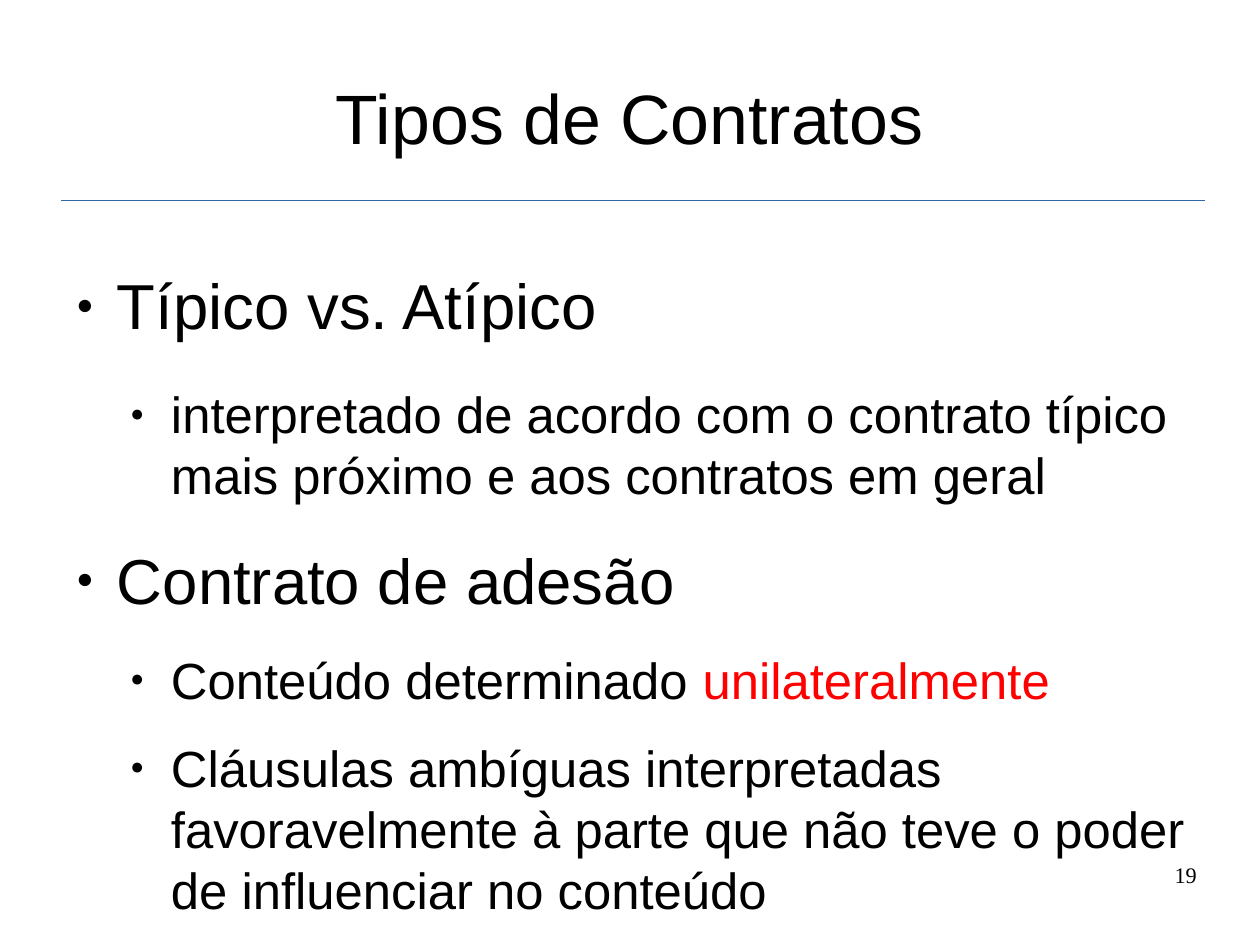
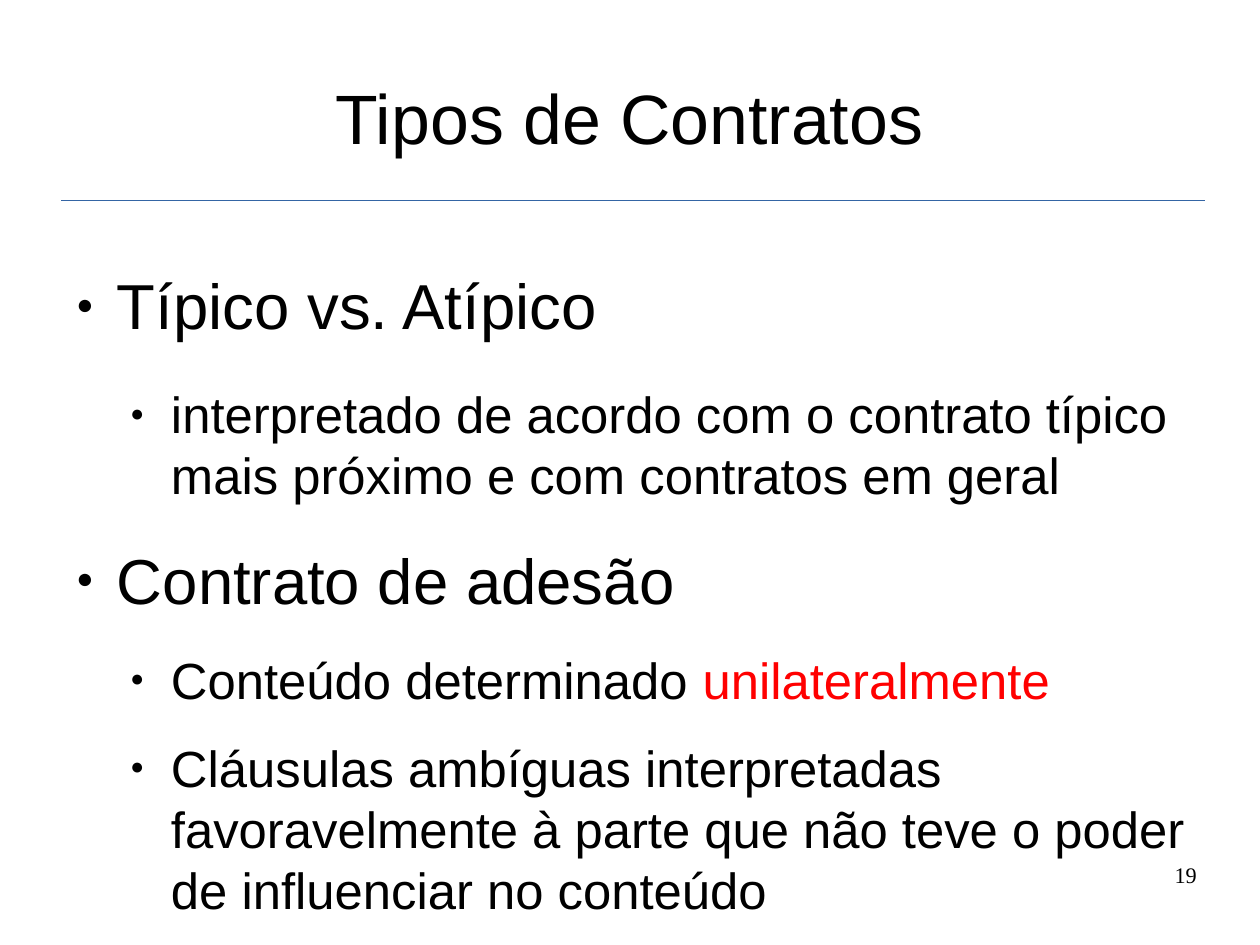
Before and after one commit to fernandocastor/aulas_floss, a slide deck: slide 19 of 09_Licencas/09_aspectos_juridicos.odp. Drawn at 1260x945 pixels with LibreOffice and Linux fonts; fonts in the diff are those of the drawing. Boxes give left, top, right and bottom in pixels: in the first picture for what was removed or moved away, otherwise in the second. Text is boxed around its words. In the diff, an @@ line names an element or a change of style, - is before the commit and + after.

```diff
--- a/09_Licencas/09_aspectos_juridicos.odp
+++ b/09_Licencas/09_aspectos_juridicos.odp
@@ text at (171,395,1167,505): text changed @@
-  ● interpretado de acordo com o contrato típico mais próximo e aos contratos em geral
+  ● interpretado de acordo com o contrato típico mais próximo e com contratos em geral
```
Also in this commit, not shown: 3 other slides changed.
